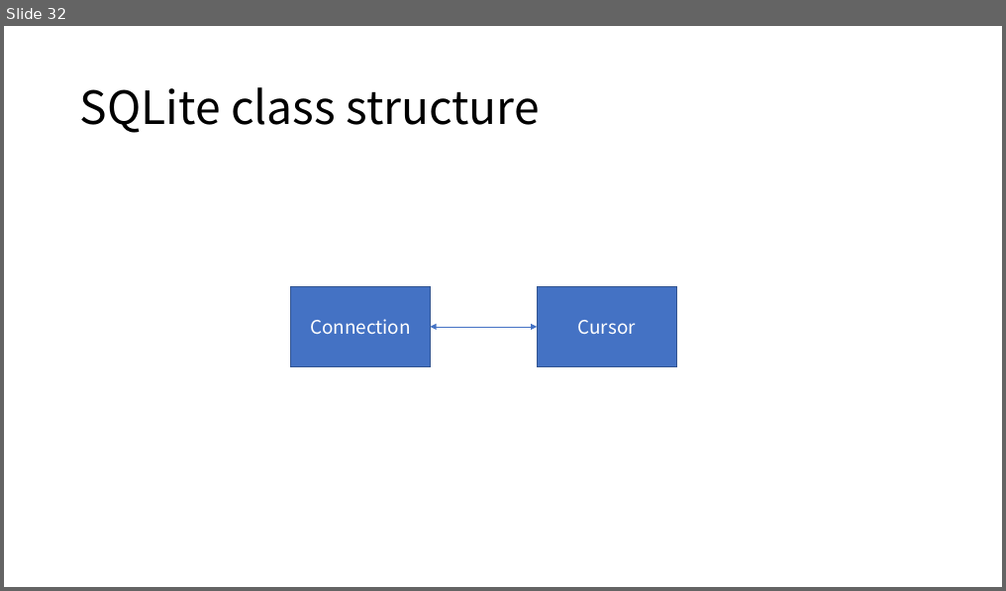
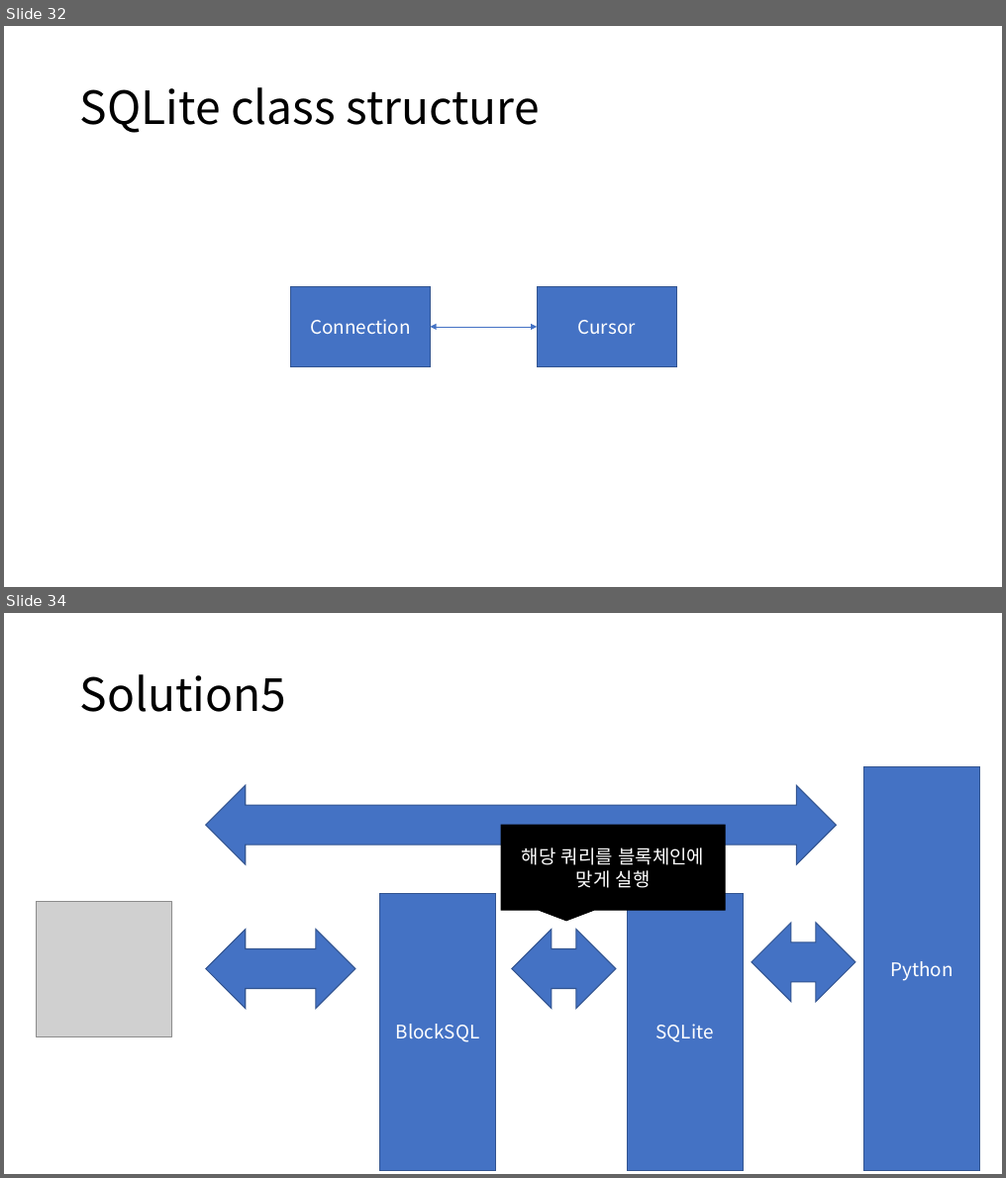
Before and after one commit to hslee1539/blockSQL, a slide deck: 컨셉.pptx. Shown one above the other, each under a label of ours: slide 32 before the commit, slides 32 and 34 after it; the slides between them are not shown. The pictures are 1006x591 and 1006x1178 pixels, drawn with LibreOffice and Linux fonts; fonts in the diff are those of the drawing; grey boxes stand for pictures. Boxes give left, top, right and bottom in pixels: in the first picture for what was removed or moved away, otherwise in the second. Text is boxed around its words. In the diff, an @@ line names an element or a change of style, - is before the commit and + after.

```diff
--- a/컨셉.pptx
+++ b/컨셉.pptx
@@ slide 34 added at box(4, 613, 1002, 1174), background #FFFFFF @@
@@ title added at box(80, 674, 287, 712), 44 pt, text #000000 @@
+Solution5
@@ left right arrow added at box(206, 785, 837, 864), fill #4472C4, outline #325491 1 pt @@
@@ rectangle added at box(864, 767, 980, 1170), fill #4472C4, outline #325491 1 pt, 18 pt, text #FFFFFF @@
+Python
@@ speech box added at box(501, 825, 725, 910), fill #000000, outline #000000 1 pt, 18 pt, text #FFFFFF @@
+해당 쿼리를 블록체인에 맞게 실행
@@ picture added at box(37, 901, 171, 1037) @@
@@ rectangle added at box(380, 894, 496, 1170), fill #4472C4, outline #325491 1 pt, 18 pt, text #FFFFFF @@
+BlockSQL
@@ rectangle added at box(627, 894, 743, 1170), fill #4472C4, outline #325491 1 pt, 18 pt, text #FFFFFF @@
+SQLite
@@ left right arrow added at box(206, 930, 355, 1009), fill #4472C4, outline #325491 1 pt @@
@@ left right arrow added at box(512, 930, 616, 1009), fill #4472C4, outline #325491 1 pt @@
@@ left right arrow added at box(751, 923, 856, 1002), fill #4472C4, outline #325491 1 pt @@
```
Also in this commit, not shown: 1 slide changed, 30 other slides added, 21 other files.
